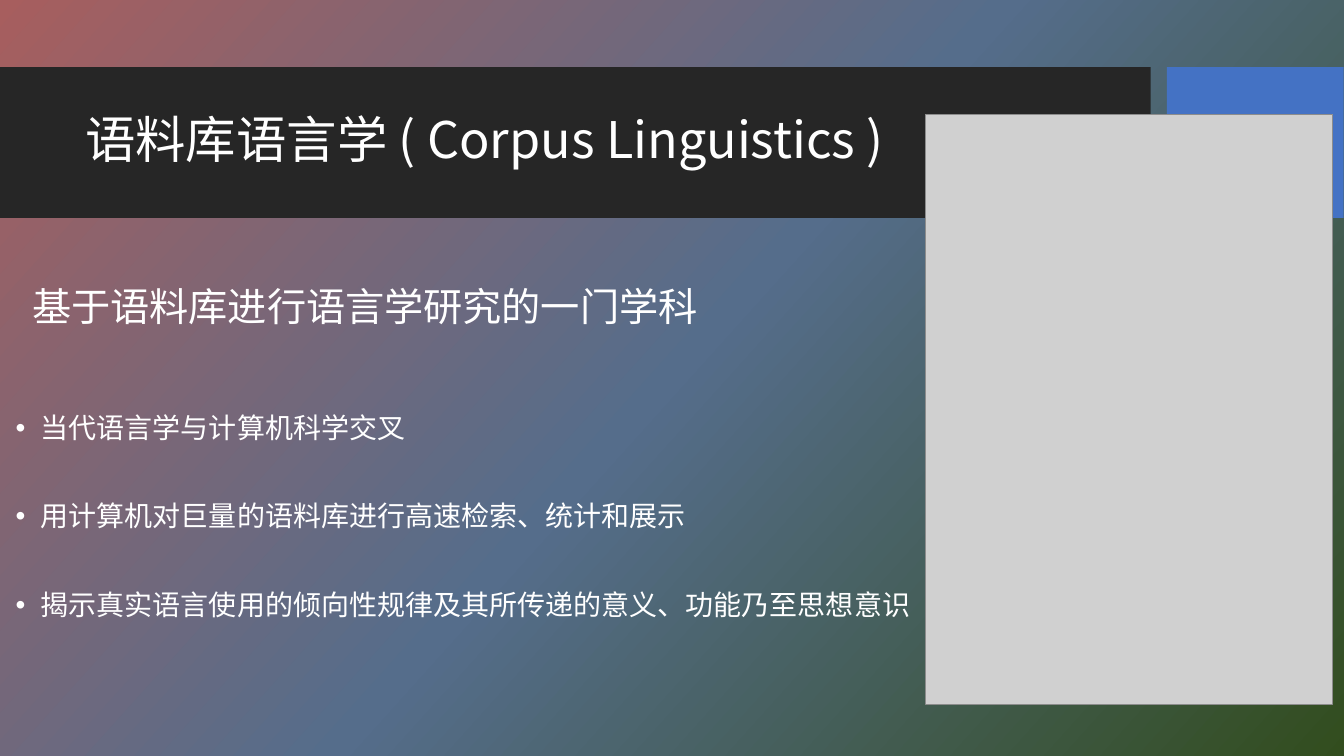
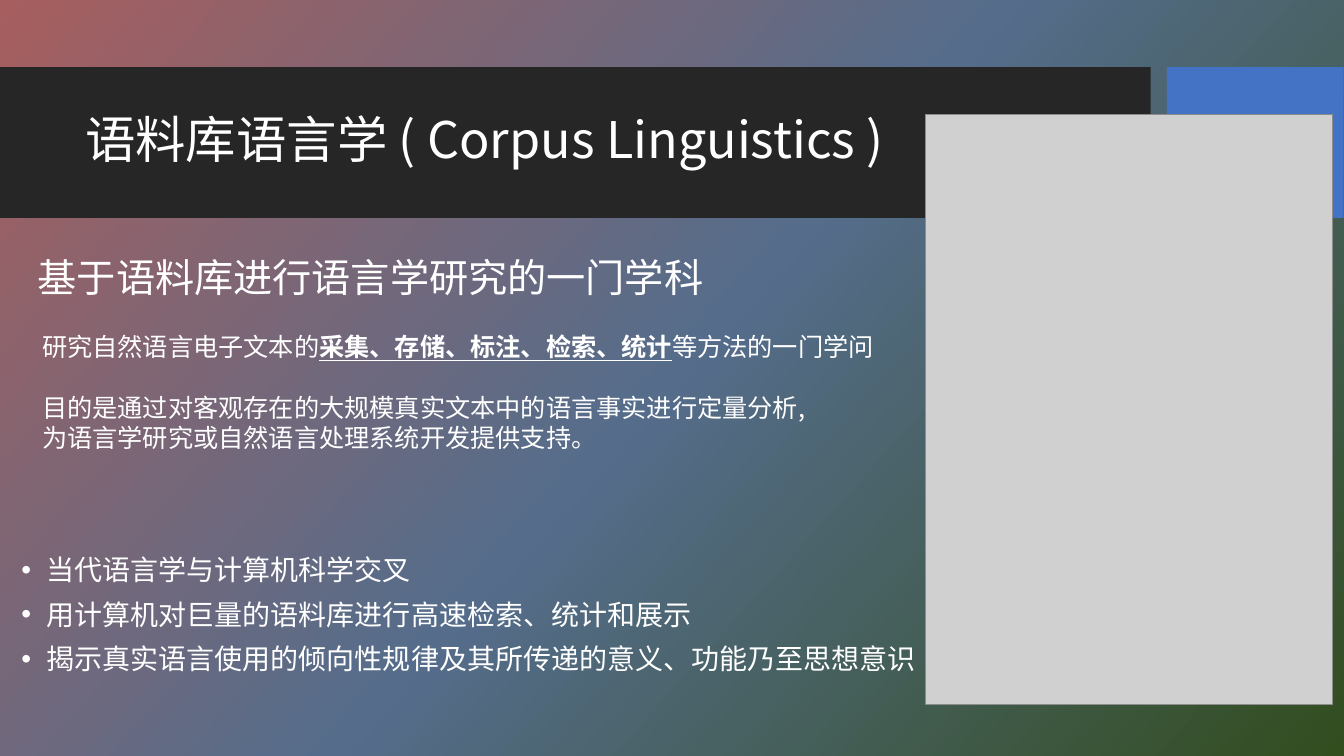
Before and after one commit to HBU/NLP_PPT, a slide deck: slide 8 of PPT-2020/ch02 语料库与词汇知识库.pptx. Drawn at 1344x756 pixels with LibreOffice and Linux fonts; fonts in the diff are those of the drawing; grey boxes stand for pictures; background and template pictures are left out. Boxes give left, top, right and bottom in pixels: in the first picture for what was removed or moved away, otherwise in the second. Text is boxed around its words. In the diff, an @@ line names an element or a change of style, - is before the commit and + after.

```diff
--- a/PPT-2020/ch02 语料库与词汇知识库.pptx
+++ b/PPT-2020/ch02 语料库与词汇知识库.pptx
@@ text "基于语料库进行语言学研究的一门学科": place and size @@
-text "基于语料库进行语言学研究的一门学科" at bbox=[32, 288, 697, 324]
+text "基于语料库进行语言学研究的一门学科" at bbox=[38, 259, 703, 295]
@@ text added at bbox=[42, 334, 874, 449], 18 pt, text #FFFFFF @@
+研究自然语言电子文本的采集、存储、标注、检索、统计等方法的一门学问
+目的是通过对客观存在的大规模真实文本中的语言事实进行定量分析,
+为语言学研究或自然语言处理系统开发提供支持。
@@ text "当代语言学与计算机科学交叉" rewrapped from bbox=[41, 414, 910, 623] to bbox=[46, 556, 915, 677] @@
```
Also in this commit, not shown: 9 other slides changed, 2 slides added, 1 slide removed.
